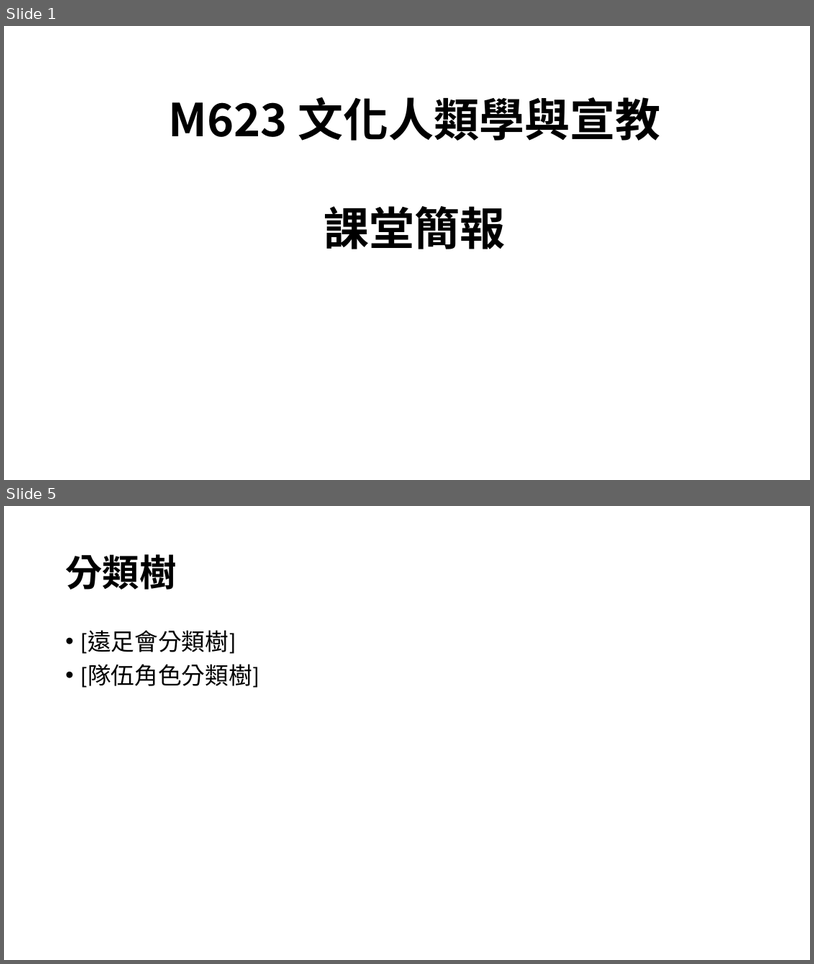
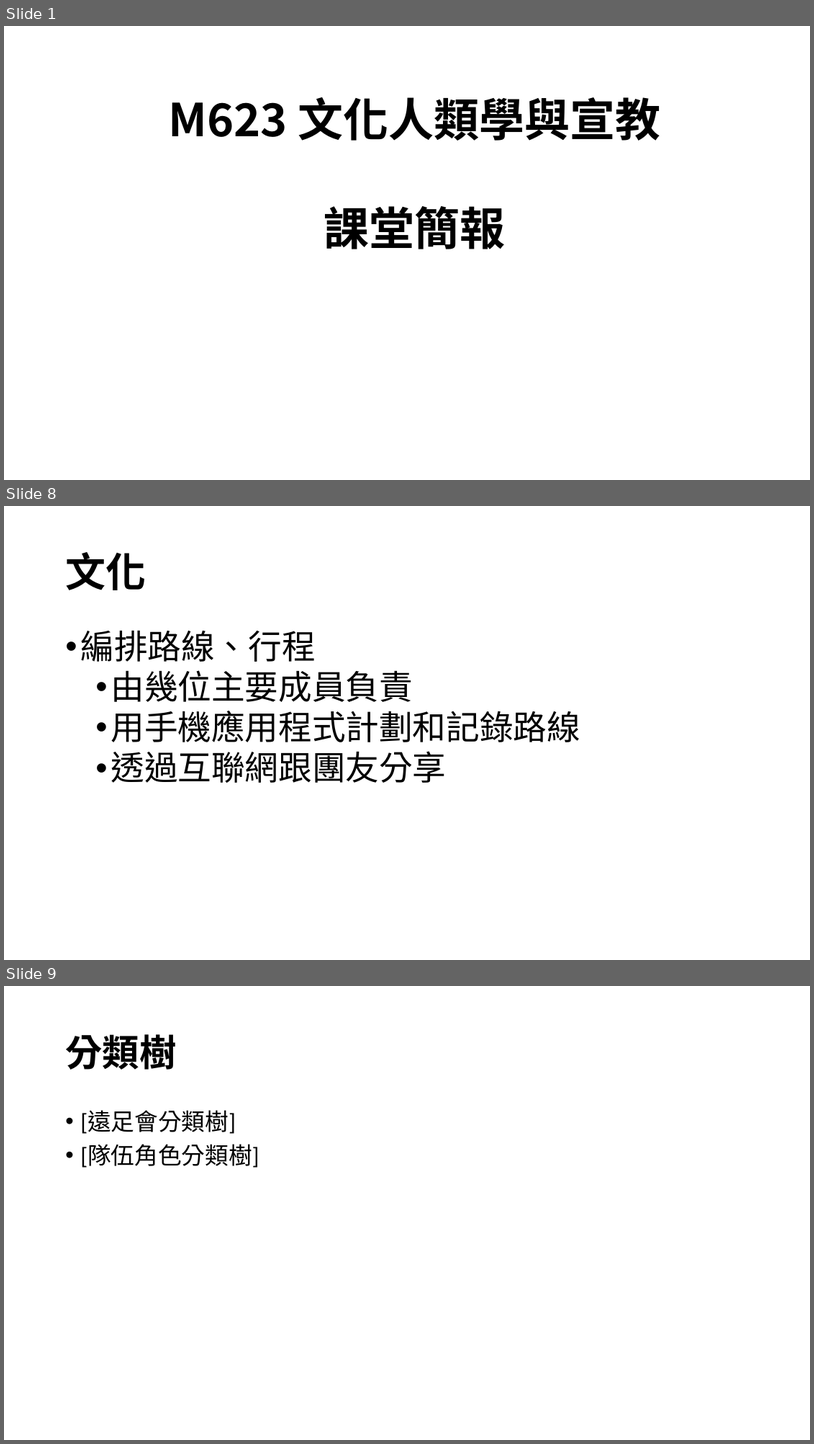
Before and after one commit to pangyan/ridiculands-java, a slide deck: docs/m623/M623 Presentation - Py.pptx. Shown one above the other, each under a label of ours: slides 1 and 5 before the commit, slides 1, 8 and 9 after it; the slides between them are not shown. The pictures are 814x964 and 814x1444 pixels, drawn with LibreOffice and Linux fonts; fonts in the diff are those of the drawing; background and template pictures are left out. Boxes give left, top, right and bottom in pixels: in the first picture for what was removed or moved away, otherwise in the second. Text is boxed around its words. In the diff, an @@ line names an element or a change of style, - is before the commit and + after.

```diff
--- a/docs/m623/M623 Presentation - Py.pptx
+++ b/docs/m623/M623 Presentation - Py.pptx
@@ slide 8 added at [4, 506, 810, 960], background picture (left out) @@
@@ title added at [65, 552, 146, 590], 48 pt, text #000000, bold @@
+文化
@@ text added at [80, 630, 581, 782], 40 pt, text #000000 @@
+• 編排路線、行程
+  • 由幾位主要成員負責
+  • 用手機應用程式計劃和記錄路線
+  • 透過互聯網跟團友分享
@@ what was slide 5 is now slide 9 @@
```
Also in this commit, not shown: 4 slides changed, 5 other slides added, 1 slide removed.
